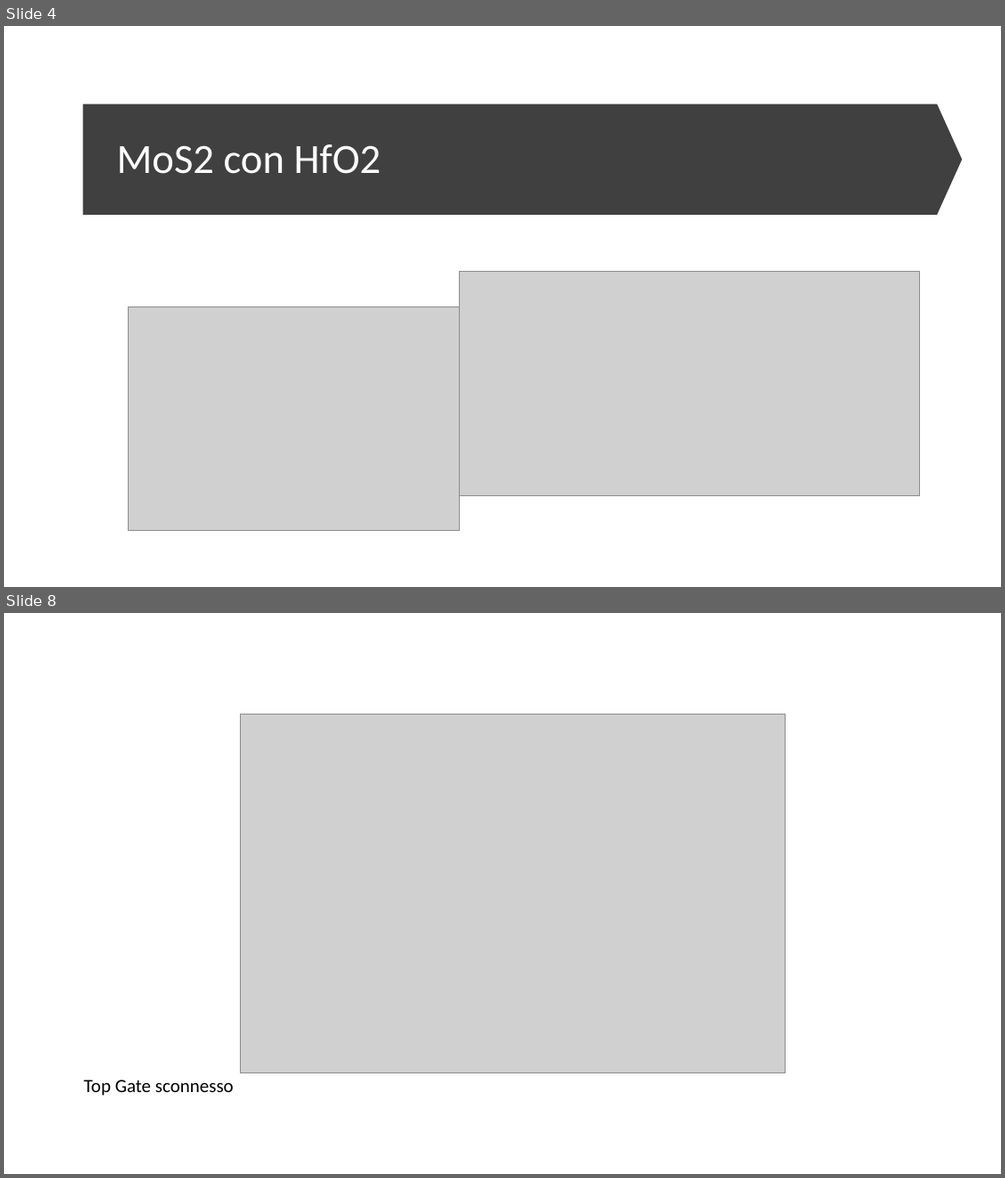
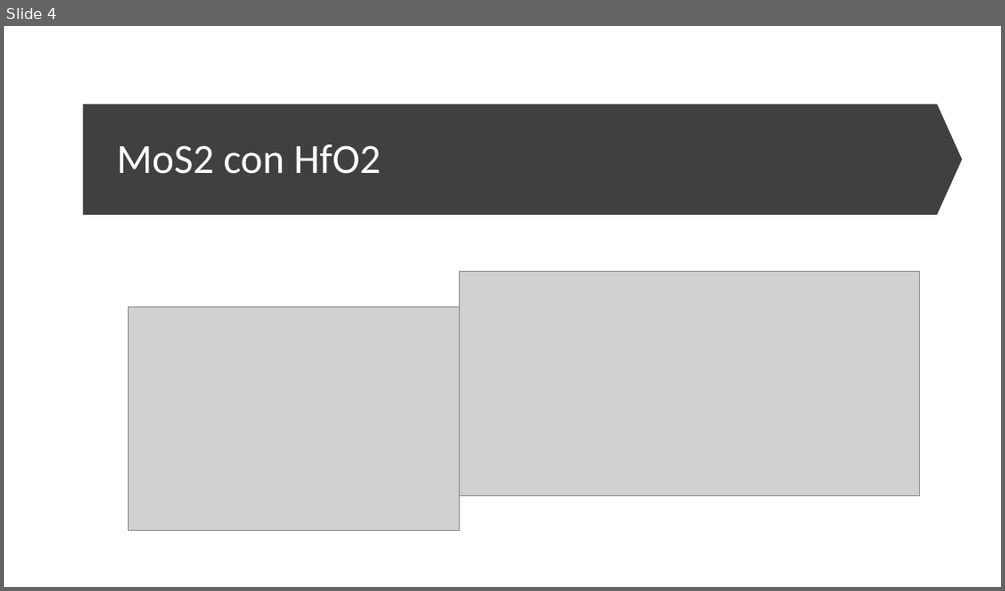
Before and after one commit to MatteoOrlandini/MoS2-FET, a slide deck: Presentazione COMSOL.pptx. Shown one above the other, each under a label of ours: slides 4 and 8 before the commit, slide 4 after it; the slides between them are not shown. The pictures are 1005x1178 and 1005x591 pixels, drawn with LibreOffice and Linux fonts; fonts in the diff are those of the drawing; grey boxes stand for pictures. Boxes give left, top, right and bottom in pixels: in the first picture for what was removed or moved away, otherwise in the second. Text is boxed around its words. In the diff, an @@ line names an element or a change of style, - is before the commit and + after.

```diff
--- a/Presentazione COMSOL.pptx
+++ b/Presentazione COMSOL.pptx
@@ slide 8 removed at box(4, 613, 1001, 1174), background #FFFFFF @@
@@ picture removed at box(241, 714, 785, 1073) @@
@@ text removed at box(84, 1079, 234, 1095) @@
-Top Gate sconnesso
```
Also in this commit, not shown: 5 slides added, 3 other slides removed, 16 other files.
